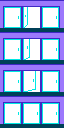
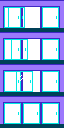
Two versions of the same layered image (64 × 128). Layer-by-layer changes:
renamed "reception_base.png" to "freezer_door.png", painted on it over (x1=8, y1=7, x2=38, y2=92)
